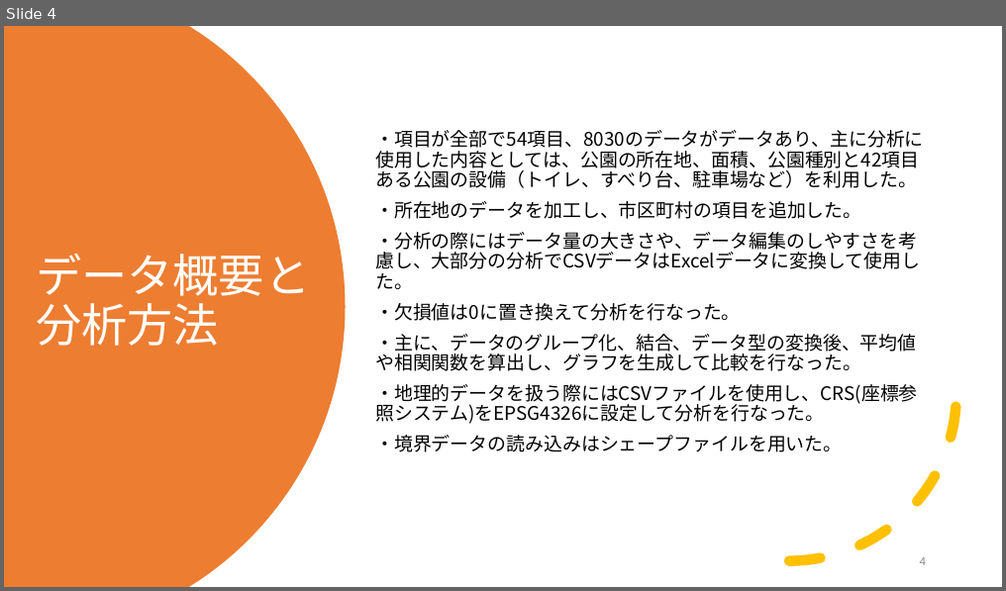
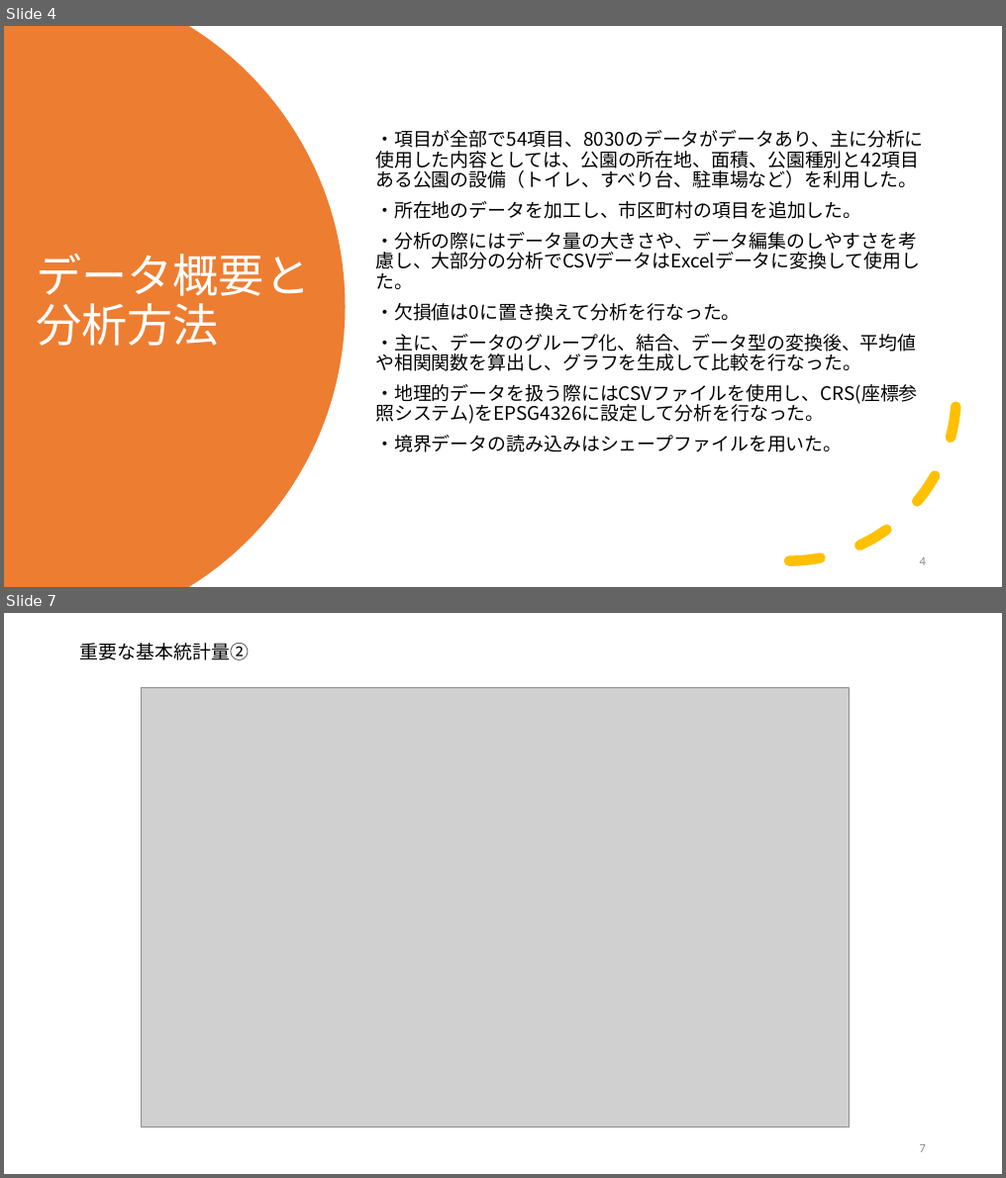
Before and after one commit to yasumasa718/park_data_intern, a slide deck: .doc/プレゼンテーション ＿課題２.pptx. Shown one above the other, each under a label of ours: slide 4 before the commit, slides 4 and 7 after it; the slides between them are not shown. The pictures are 1006x591 and 1006x1178 pixels, drawn with LibreOffice and Linux fonts; fonts in the diff are those of the drawing; grey boxes stand for pictures. Boxes give left, top, right and bottom in pixels: in the first picture for what was removed or moved away, otherwise in the second. Text is boxed around its words. In the diff, an @@ line names an element or a change of style, - is before the commit and + after.

```diff
--- a/.doc/プレゼンテーション ＿課題２.pptx
+++ b/.doc/プレゼンテーション ＿課題２.pptx
@@ slide 7 added at (4,613,1002,1174), background #FFFFFF @@
@@ title added at (80,643,249,661), 18 pt, text #000000 @@
+重要な基本統計量②
@@ picture added at (141,688,848,1128) @@
@@ page number added at (920,1145,926,1153), 12 pt, text #8C8C8C @@
+7
```
Also in this commit, not shown: 2 slides changed, 2 other slides added, 1 slide removed, 1 other file.
